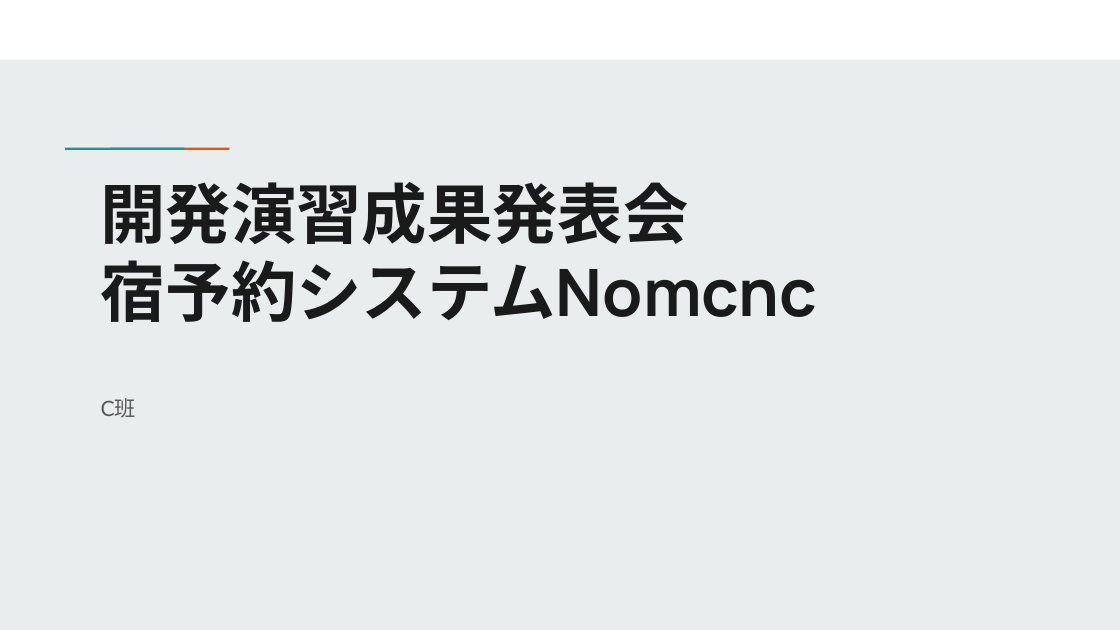
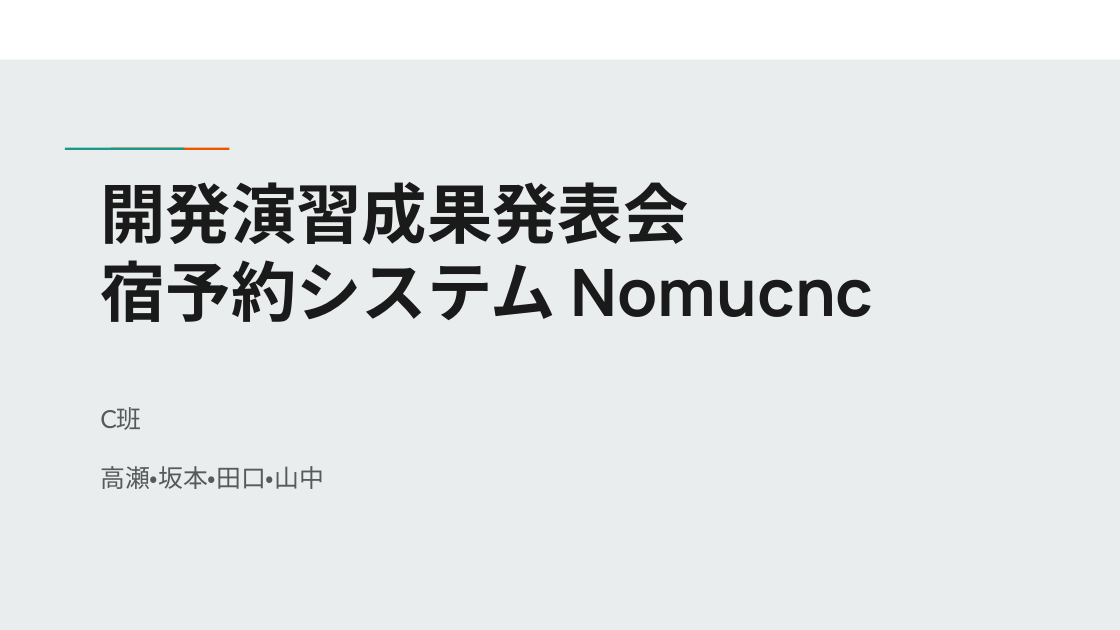
Before and after one commit to reskill-java-2024-nomura/Nomcnc, a slide deck: slide 1 of document/成果発表会資料.pptx. Drawn at 1120x630 pixels with LibreOffice and Linux fonts; fonts in the diff are those of the drawing. Boxes give left, top, right and bottom in pixels: in the first picture for what was removed or moved away, otherwise in the second. Text is boxed around its words. In the diff, an @@ line names an element or a change of style, - is before the commit and + after.

Commit message:
発表会資料

```diff
--- a/document/成果発表会資料.pptx
+++ b/document/成果発表会資料.pptx
@@ title at (101,260,873,322): text changed @@
-宿予約システムNomcnc
+宿予約システム Nomucnc
@@ subtitle at (100,407,141,430): size 13.6 to 16 pt in "C班"; line spacing 0.8 to 1 @@
@@ subtitle at (100,466,324,489): paragraph added @@
+高瀬・坂本・田口・山中
```
Also in this commit, not shown: 9 other slides changed, 1 slide added.
